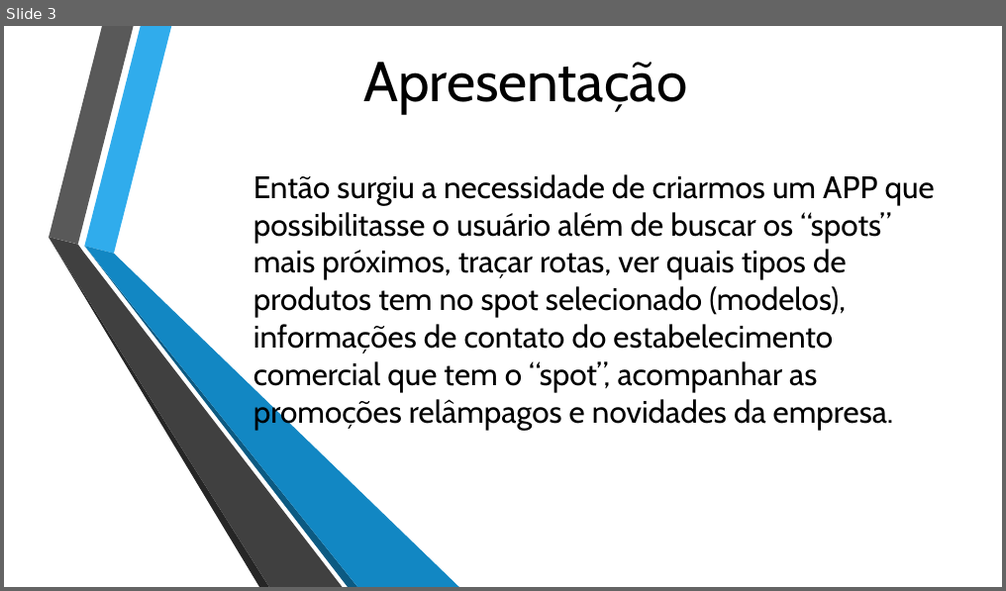
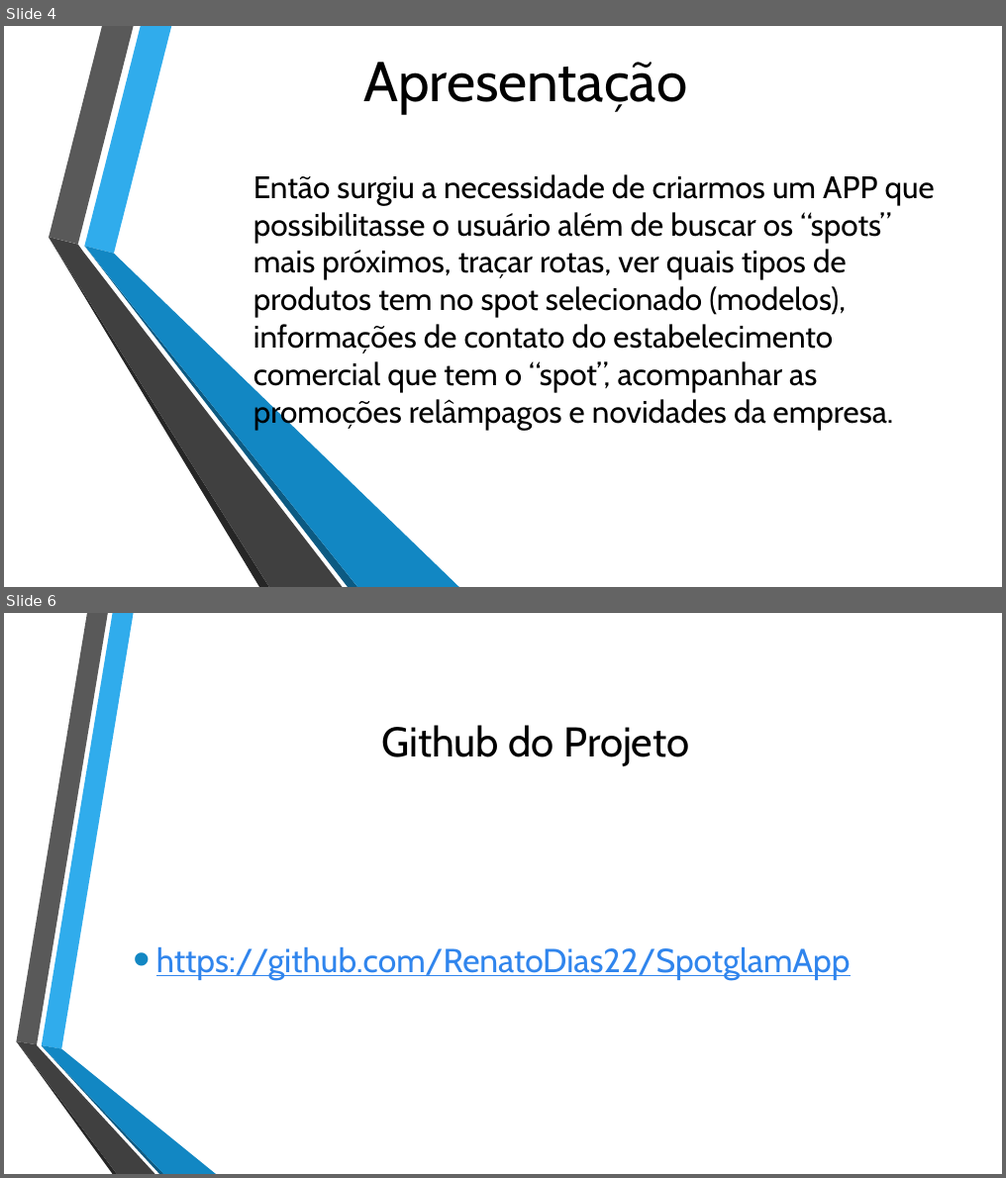
Before and after one commit to RenatoDias22/SpotglamApp, a slide deck: Apresentação/SpotGlam – App.pptx. Shown one above the other, each under a label of ours: slide 3 before the commit, slides 4 and 6 after it; the slides between them are not shown. The pictures are 1006x591 and 1006x1178 pixels, drawn with LibreOffice and Linux fonts; fonts in the diff are those of the drawing; background and template pictures are left out. Boxes give left, top, right and bottom in pixels: in the first picture for what was removed or moved away, otherwise in the second. Text is boxed around its words. In the diff, an @@ line names an element or a change of style, - is before the commit and + after.

```diff
--- a/Apresentação/SpotGlam – App.pptx
+++ b/Apresentação/SpotGlam – App.pptx
@@ slide 6 added at [4,613,1002,1174], background picture (left out) @@
@@ title added at [381,725,689,766], 40 pt, text #000000 @@
+Github do Projeto
@@ text added at [156,947,850,980], 32 pt, text #3085ED, underline @@
+• https://github.com/RenatoDias22/SpotglamApp
@@ group added at [16,613,216,1174]: 6 freeform shapes @@
@@ what was slide 3 is now slide 4 @@
```
Also in this commit, not shown: 2 other slides added, 1 slide removed.
